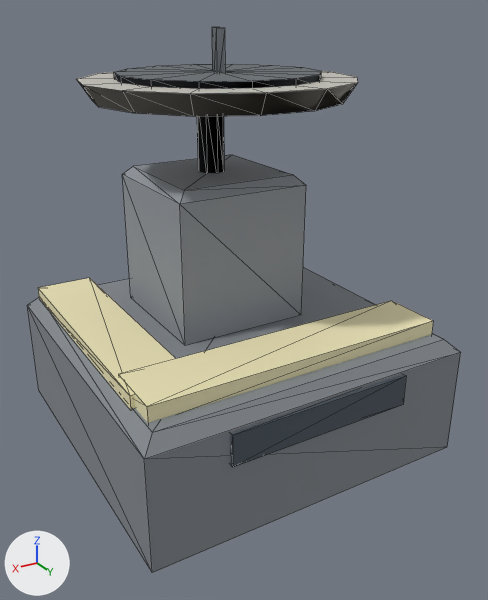
The glTF model assets/models/radar_center.glb as it was, and as the next commit left it.
The view is the same before and after, from a 50 mm camera at (5.15, 9.11, 6.79) aimed at (-0.05, 0.46, 2.46). Arrows for +X, +Y and +Z are at lower left; the lights stay in place. The picture after the commit comes second. Mesh edges are drawn as thin lines. Vertices at exactly the same position are counted once.

Names of what the first picture shows: 'Body'.
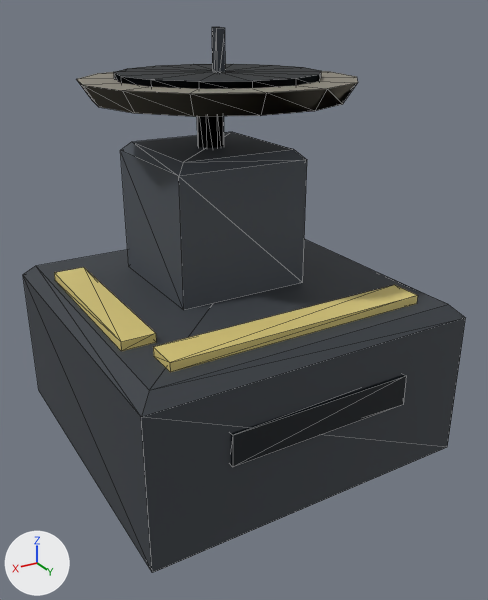
Where the change shows, as pixel boxes (x1, y1, x2, y2) in the pictures (488 x 600 px; the box of a moved part takes in the faces that stretch with it):
'Body', recoloured, reshaped (grey to black)
    before: (27, 27, 461, 573)
    after: (23, 27, 465, 573)
part 1 of me_body, moved or reshaped
    before: (122, 154, 306, 346)
    after: (120, 132, 307, 310)
part 2 of me_body, moved or reshaped
    before: (118, 301, 433, 423)
    after: (153, 285, 418, 372)
part 3 of me_body, moved or reshaped
    before: (38, 278, 176, 410)
    after: (54, 267, 156, 351)
part 4 of me_body, moved or reshaped
    before: (27, 267, 461, 573)
    after: (23, 239, 465, 573)

The change, as a diff of the scene's bpy script:
```diff
--- a/assets/models/radar_center.glb.py
+++ b/assets/models/radar_center.glb.py
@@ mat_hull @@
 mat_hull = principled_material('Hull')
-mat_hull.base_color = (0.227, 0.247, 0.271)  # grey #83888e
+mat_hull.base_color = (0.0421, 0.0497, 0.0597)  # dark grey #3a3f45
 mat_hull.roughness = 0.75
@@ mat_steel @@
 mat_steel = principled_material('Steel')
-mat_steel.base_color = (0.29, 0.314, 0.345)  # grey #93989f
+mat_steel.base_color = (0.0684, 0.0804, 0.0975)  # dark grey #4a5058
 mat_steel.roughness = 0.8
@@ mat_metal @@
 mat_metal = principled_material('Metal')
-mat_metal.base_color = (0.29, 0.314, 0.345)  # grey #93989f
+mat_metal.base_color = (0.0684, 0.0804, 0.0975)  # dark grey #4a5058
 mat_metal.metallic = 0.8
@@ mat_concrete @@
 mat_concrete = principled_material('Concrete')
-mat_concrete.base_color = (0.541, 0.522, 0.475)  # light grey #c2bfb7
+mat_concrete.base_color = (0.254, 0.235, 0.192)  # grey #8a8579
 mat_concrete.roughness = 0.8
@@ mat_dark @@
 mat_dark = principled_material('Dark')
-mat_dark.base_color = (0.133, 0.149, 0.161)  # grey #666c70
+mat_dark.base_color = (0.0159, 0.0194, 0.0222)  # black #222629
 mat_dark.roughness = 0.85
@@ mat_glass @@
 mat_glass = principled_material('Glass')
-mat_glass.base_color = (0.075, 0.098, 0.12)  # greyish blue #4d5861
+mat_glass.base_color = (0.00657, 0.00972, 0.0134)  # black #13191f
 mat_glass.roughness = 0.15
@@ mat_faction @@
 mat_faction = principled_material('Faction')
-mat_faction.base_color = (0.851, 0.784, 0.478)  # beige #eee5b8
+mat_faction.base_color = (0.694, 0.577, 0.194)  # yellow #d9c87a
 mat_faction.roughness = 0.6
@@ me_body @@
 me_body.from_pydata(...)  # 134 vertices, 232 faces; spans x -2.7..2.7, y -2.7..2.75, z 0.0..6.55
 # used by ob_body; location = (0.0, 0.0, 0.0)
 # before: 0 (-2.5, -2.5, 2.0), 1 (2.5, -2.5, 2.0) at pixel (39, 296), 2 (2.5, 2.5, 2.0) at pixel (152, 432), 3 (-2.5, 2.5, 2.0) at pixel (443, 339), 8 (-2.7, 2.7, 1.8) at pixel (460, 352)
 # before: 9 (2.7, 2.7, 1.8) at pixel (144, 459), 10 (2.7, -2.7, 1.8) at pixel (27, 305), 11 (-2.7, -2.7, 1.8)
+# me_body part 1: the loose piece of 12 vertices spanning x -1.1..1.1, y -1.6..0.6, z 2.0..4.4 is scaled about its middle by (1, 1, 0.914), then moved by (0.0, 0.0, 0.5)
+# me_body part 2: the loose piece of 8 vertices spanning x -2.46..2.46, y 1.32..2.28, z 1.96..2.24 is scaled about its middle by (0.854, 0.531, 0.5), then moved by (0.0, 0.18, 0.57)
+# me_body part 3: the loose piece of 8 vertices spanning x 1.56..2.52, y -2.46..1.86, z 1.97..2.2 is scaled about its middle by (0.531, 0.694, 0.625), then moved by (0.12, 0.18, 0.59)
+# me_body part 4
+for i in [*range(0, 4), *range(8, 12)]: me_body.vertices[i].co += Vector((0.0, 0.0, 0.6))
 me_body.materials.append(mat_hull)
```
